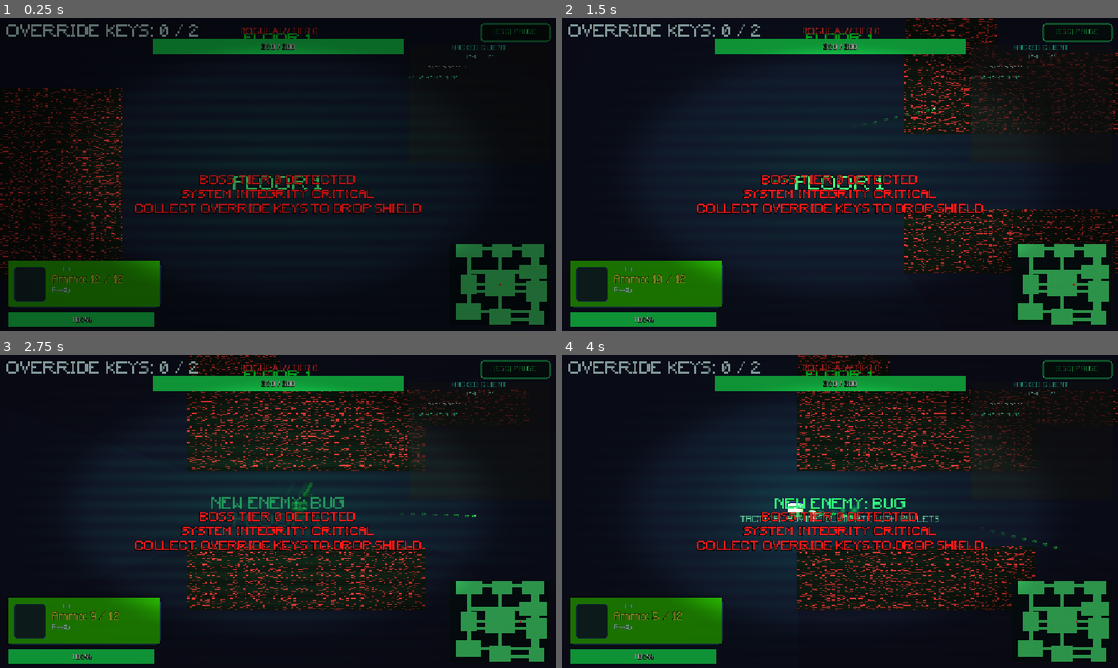
Above: before the commit, frames 1-4 (two rows, left to right).
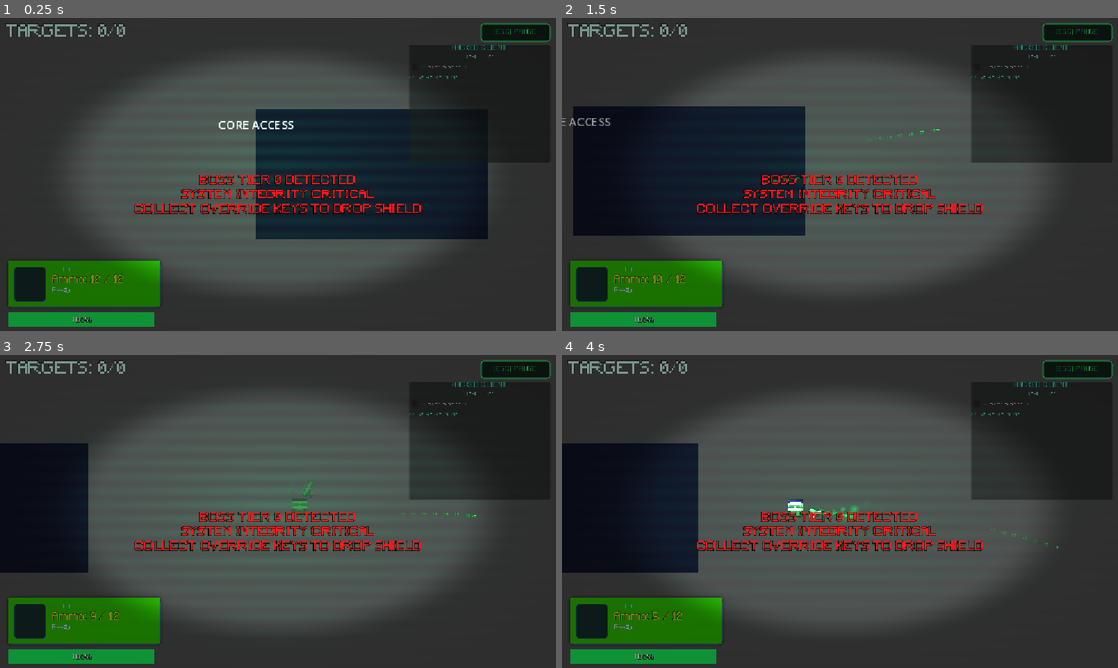
Above: after the commit, the same moments.

Repository: vision-for-change/rules-broken-v2
Game: Godot game, scene res://scenes/levels/LevelBoss.tscn
Two runs of this game, one before a commit and one after it. Both use one fixed random seed, a clock stepped at 60 frames per second and the inputs below. This scene is started directly instead of the project's main scene.
Inputs (mouse positions are in pixels of both pictures, inside the frame that each line leads up to):
- Up to frame 1 (0.25 s): no input
- Up to frame 2 (1.5 s): tap Enter (ui_accept) at 0.5, 0.77 s; move the mouse to (962, 158) at 0.52 s; hold Right (move_right) 0.53-1.25 s; tap Space (dash) at 0.6 s; click (962, 158) at 0.67 s; drag from (728, 190) to (867, 171) at 1.27 s
- Up to frame 3 (2.75 s): move the mouse to (333, 442) at 2.02 s; hold Right (move_right) from 2.03 s (still down); tap E (interact) at 2.1 s
- Up to frame 4 (4 s): release Right (move_right) at 2.75 s; drag from (812, 574) to (1040, 517) at 2.77 s; move the mouse to (1006, 558) at 3.52 s; press the mouse at (1006, 558) at 3.53 s; hold Left (move_left) from 3.53 s (still down); tap Enter (ui_accept) at 3.77 s

The runs differ from the first frame. In frame 1, 76% of the frame differs, in the area x 0-100%, y 0-100%; in frame 2, 67%; in frame 3, 76%; in frame 4, 73%.
Error after the commit: Invalid assignment of property or key 'text' with value of type 'String' on a base object of type 'null instance'. (res://scenes/levels/Level2.gd:79)

Commit message:
final push

Diff:
--- a/scenes/enemy/RogueAI.gd
+++ b/scenes/enemy/RogueAI.gd
@@ -4,7 +4,7 @@
 signal shield_restored
 signal defeated
 
-@export var move_speed := 215.0
+@export var move_speed := 100.0
 @export var duplication_rate := 6.0
 @export var fire_rate := 1.05
 @export var max_health := 420
--- a/scenes/levels/Level2.gd
+++ b/scenes/levels/Level2.gd
@@ -75,7 +75,8 @@
 	level_number = _floor_index
 	PlayerState.record_level_reached(_floor_index)
 	level_title_text = "FLOOR %d" % _floor_index
-	$CanvasLayer/TitleLabel.text = "FLOOR %d" % _floor_index
+	if _floor_index % 5 != 0:
+		$CanvasLayer/TitleLabel.text = "FLOOR %d" % _floor_index
 	_transitioning = false
 	_bug_spawn_index = 0
 	_rng.randomize()
--- a/scenes/levels/LevelBoss.tscn
+++ b/scenes/levels/LevelBoss.tscn
@@ -3,8 +3,6 @@
 [ext_resource type="Script" uid="uid://chnhtswgyo7lv" path="res://scenes/levels/LevelBoss.gd" id="1"]
 [ext_resource type="PackedScene" uid="uid://player001" path="res://scenes/player/Player.tscn" id="2"]
 [ext_resource type="PackedScene" uid="uid://hud002" path="res://scenes/ui/HUD.tscn" id="3"]
-[ext_resource type="Theme" path="res://themes/default_theme.tres" id="4_g8odr"]
-[ext_resource type="FontFile" uid="uid://22ew4q7c4l5v" path="res://Minecraft.ttf" id="5_sp350"]
 
 [node name="LevelBoss" type="Node2D" unique_id=156095162]
 script = ExtResource("1")
@@ -35,20 +33,3 @@
 
 [node name="Player" parent="." unique_id=589444354 instance=ExtResource("2")]
 position = Vector2(30, 90)
-
-[node name="CanvasLayer" type="CanvasLayer" parent="." unique_id=2049775431]
-
-[node name="TitleLabel" type="Label" parent="CanvasLayer" unique_id=2077349635]
-anchors_preset = 15
-anchor_right = 1.0
-anchor_bottom = 1.0
-offset_top = 31.0
-grow_horizontal = 2
-grow_vertical = 2
-theme = ExtResource("4_g8odr")
-theme_type_variation = &"HeaderSmall"
-theme_override_colors/font_color = Color(0, 1, 0.16666651, 1)
-theme_override_fonts/font = ExtResource("5_sp350")
-theme_override_font_sizes/font_size = 32
-text = "SECTOR 02"
-horizontal_alignment = 1
